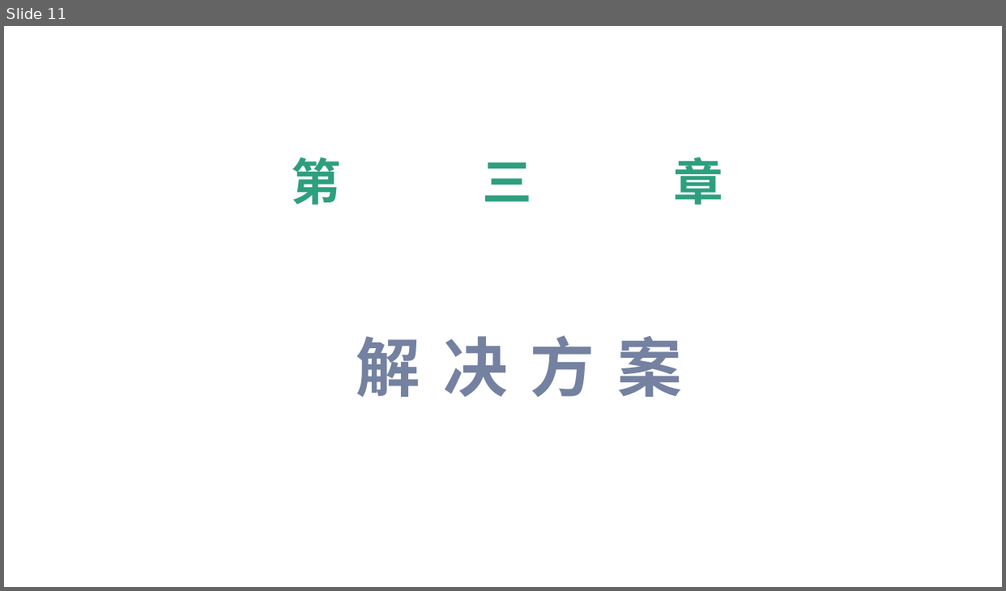
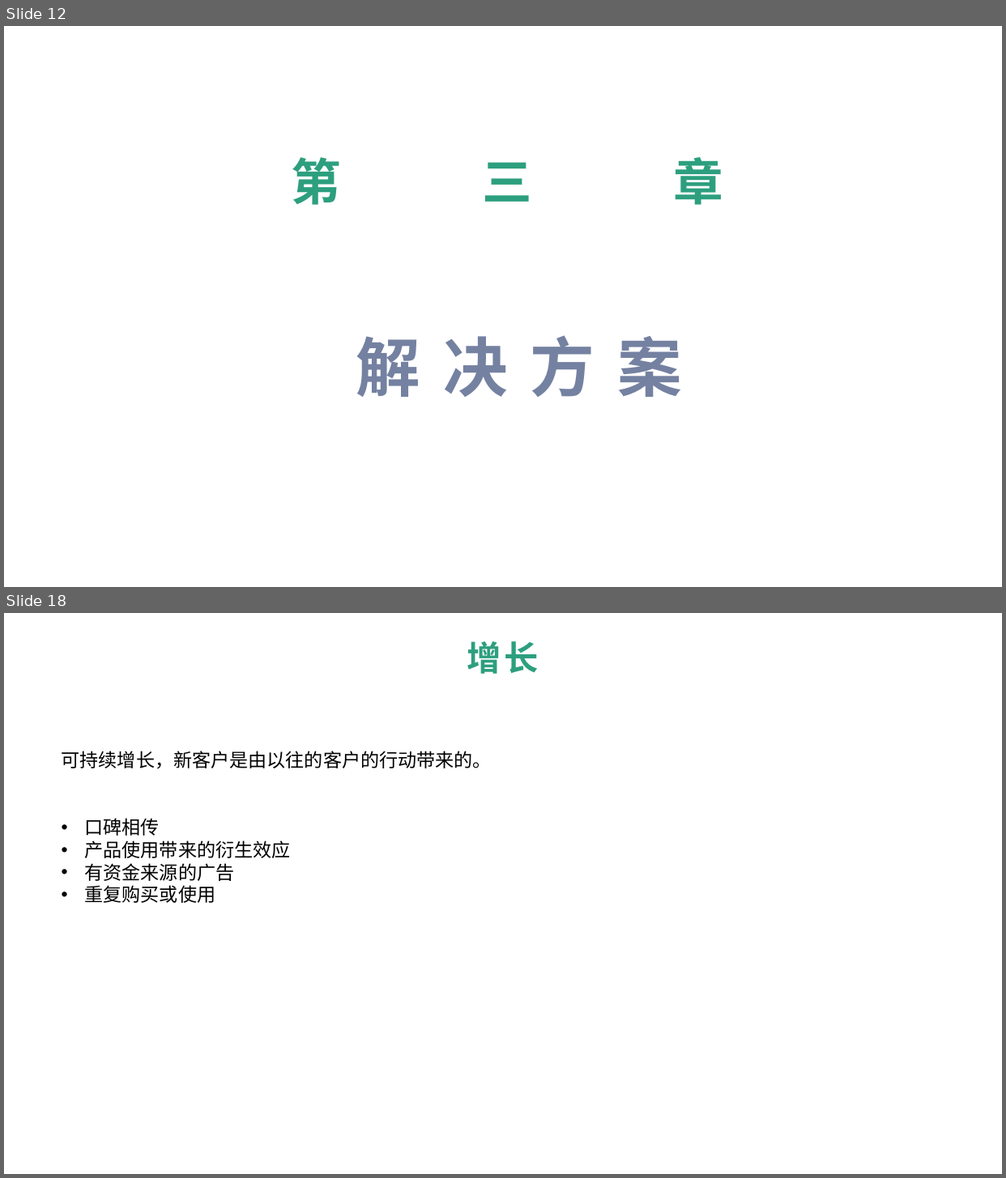
Before and after one commit to tigerlw/product-design, a slide deck: Lean_agile.pptx. Shown one above the other, each under a label of ours: slide 11 before the commit, slides 12 and 18 after it; the slides between them are not shown. The pictures are 1006x591 and 1006x1178 pixels, drawn with LibreOffice and Linux fonts; fonts in the diff are those of the drawing; background and template pictures are left out. Boxes give left, top, right and bottom in pixels: in the first picture for what was removed or moved away, otherwise in the second. Text is boxed around its words. In the diff, an @@ line names an element or a change of style, - is before the commit and + after.

```diff
--- a/Lean_agile.pptx
+++ b/Lean_agile.pptx
@@ slide 18 added at box(4, 613, 1002, 1174), background picture (left out) @@
@@ text added at box(467, 641, 539, 674), 33 pt, text #2D9F7E, bold @@
+增长
@@ text added at box(62, 751, 492, 903), 18 pt, text #000000 @@
+可持续增长，新客户是由以往的客户的行动带来的。
+• 口碑相传
+• 产品使用带来的衍生效应
+• 有资金来源的广告
+• 重复购买或使用
@@ what was slide 11 is now slide 12 @@
```
Also in this commit, not shown: 17 other slides added, 21 slides removed, 1 other file.
